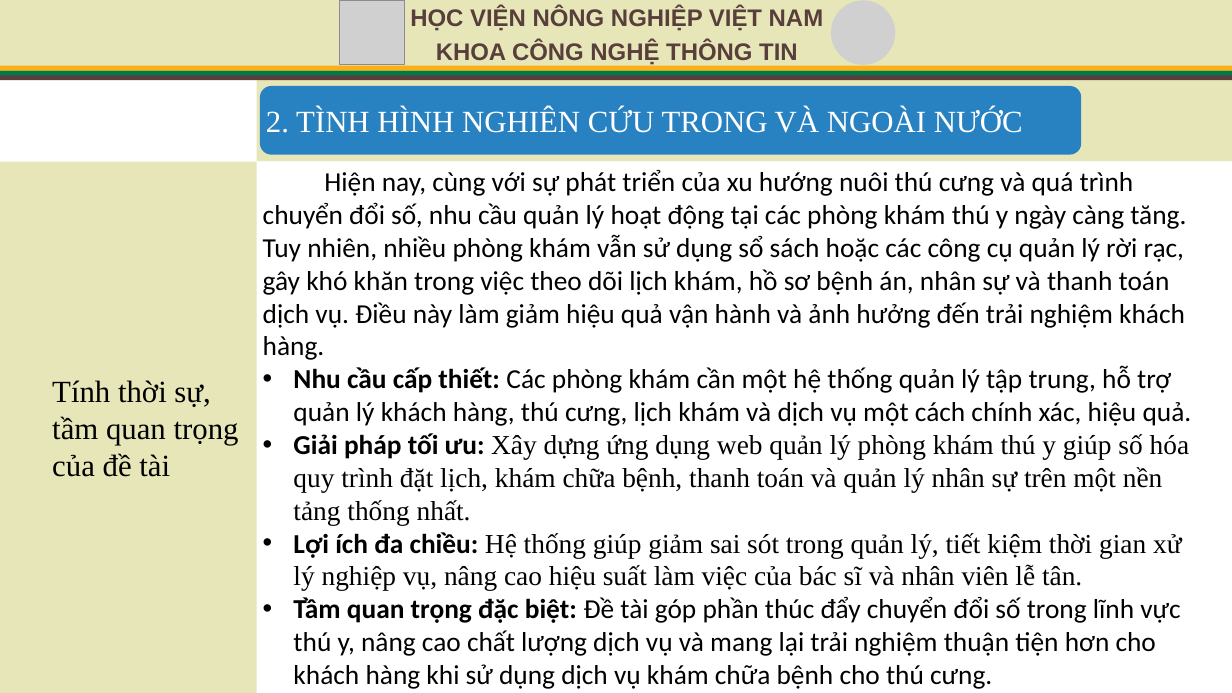
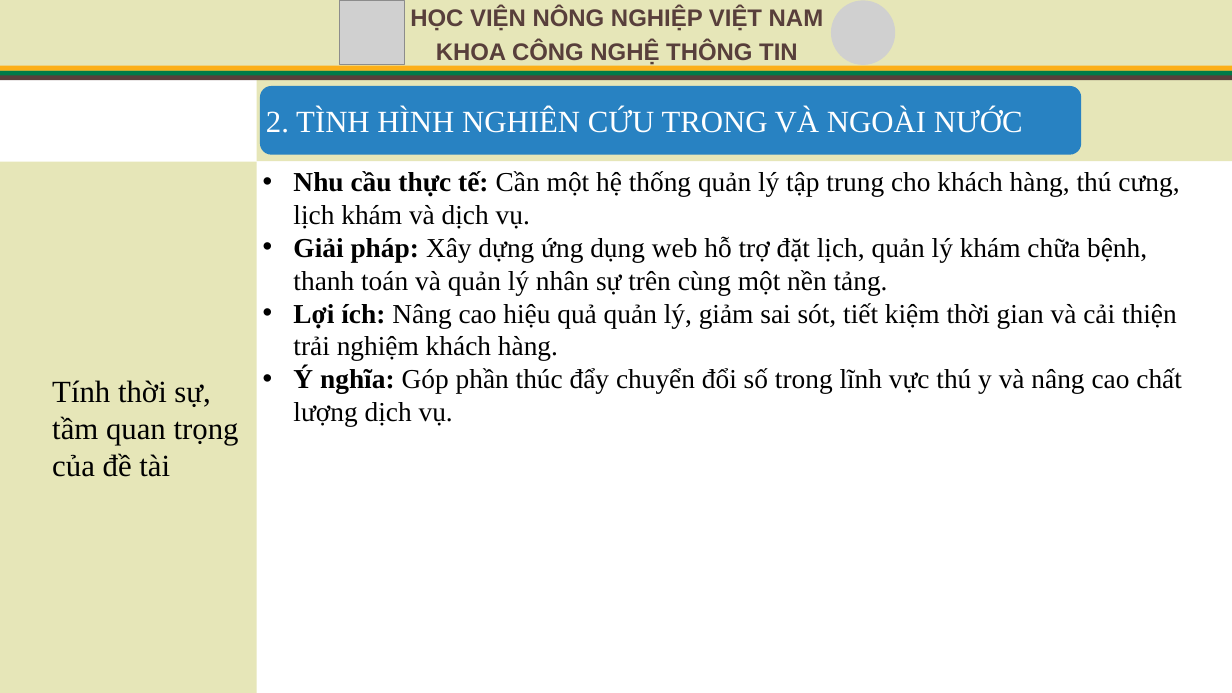
Before and after one commit to HungTran1412/veterinary-clinic-api, a slide deck: slide 11 of VeterinaryClinic.API/wwwroot/Document/TrinhChieu_KLTN.pptx. Drawn at 1232x693 pixels with LibreOffice and Linux fonts; fonts in the diff are those of the drawing; grey boxes stand for pictures. Boxes give left, top, right and bottom in pixels: in the first picture for what was removed or moved away, otherwise in the second. Text is boxed around its words. In the diff, an @@ line names an element or a change of style, - is before the commit and + after.

```diff
--- a/VeterinaryClinic.API/wwwroot/Document/TrinhChieu_KLTN.pptx
+++ b/VeterinaryClinic.API/wwwroot/Document/TrinhChieu_KLTN.pptx
@@ text at [293, 171, 1182, 426]: text changed; font Calibri to Times New Roman @@
-Hiện nay, cùng với sự phát triển của xu hướng nuôi thú cưng và quá trình chuyển đổi số, nhu cầu quản lý hoạt động tại các phòng khám thú y ngày càng tăng. Tuy nhiên, nhiều phòng khám vẫn sử dụng sổ sách hoặc các công cụ quản lý rời rạc, gây khó khăn trong việc theo dõi lịch khám, hồ sơ bệnh án, nhân sự và thanh toán dịch vụ. Điều này làm giảm hiệu quả vận hành và ảnh hưởng đến trải nghiệm khách hàng.
-• Nhu cầu cấp thiết: Các phòng khám cần một hệ thống quản lý tập trung, hỗ trợ quản lý khách hàng, thú cưng, lịch khám và dịch vụ một cách chính xác, hiệu quả.
-• Giải pháp tối ưu: Xây dựng ứng dụng web quản lý phòng khám thú y giúp số hóa quy trình đặt lịch, khám chữa bệnh, thanh toán và quản lý nhân sự trên một nền tảng thống nhất.
-• Lợi ích đa chiều: Hệ thống giúp giảm sai sót trong quản lý, tiết kiệm thời gian xử lý nghiệp vụ, nâng cao hiệu suất làm việc của bác sĩ và nhân viên lễ tân.
-• Tầm quan trọng đặc biệt: Đề tài góp phần thúc đẩy chuyển đổi số trong lĩnh vực thú y, nâng cao chất lượng dịch vụ và mang lại trải nghiệm thuận tiện hơn cho khách hàng khi sử dụng dịch vụ khám chữa bệnh cho thú cưng.
+• Nhu cầu thực tế: Cần một hệ thống quản lý tập trung cho khách hàng, thú cưng, lịch khám và dịch vụ.
+• Giải pháp: Xây dựng ứng dụng web hỗ trợ đặt lịch, quản lý khám chữa bệnh, thanh toán và quản lý nhân sự trên cùng một nền tảng.
+• Lợi ích: Nâng cao hiệu quả quản lý, giảm sai sót, tiết kiệm thời gian và cải thiện trải nghiệm khách hàng.
+• Ý nghĩa: Góp phần thúc đẩy chuyển đổi số trong lĩnh vực thú y và nâng cao chất lượng dịch vụ.
```
Also in this commit, not shown: 11 other slides changed, 5 slides removed, 1 other file.
